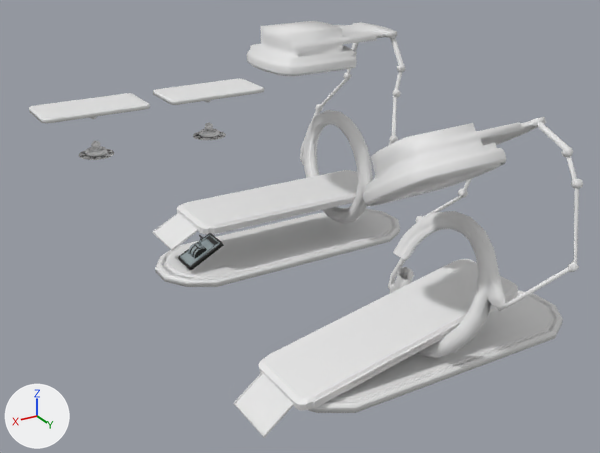
One commit to the Blender file Blender work files/prop _space_thuis.blend: the scene before it, then after it.
Both versions are drawn from a camera (50 mm lens) standing at (7.86, 20.84, 6.87) and looking at (-0.06, 7.63, 0.27). Every picture has the same lights, and +X, +Y and +Z are marked at lower left.

The first picture shows 'Circle', 'Circle.001', 'hosp_bed-_dead', 'switch'.
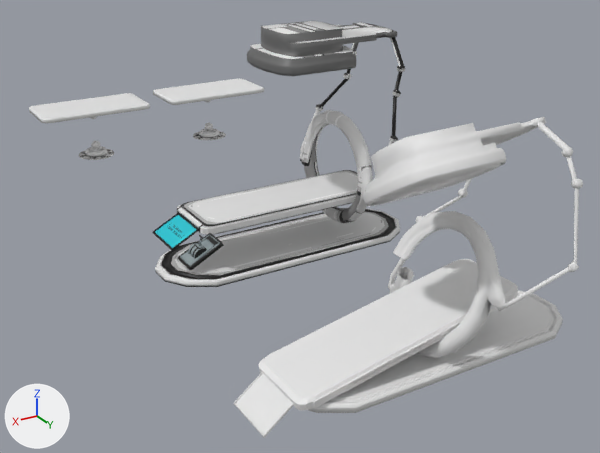
What differs and where, as boxes (x1, y1, x2, y2) in the pictures (600 x 453 px):
part 1 of me_circle, cut back
    both: (155, 124, 400, 287)
part 2 of me_circle, surface changed (white to grey)
    both: (157, 21, 399, 283)
part 3 of me_circle, recoloured (white to cyan)
    both: (153, 213, 199, 250)
part 4 of me_circle, recoloured (white to grey)
    both: (247, 26, 405, 223)

Diff of the bpy script that builds the scene:
```diff
--- a/Blender work files/prop _space_thuis.blend.py
+++ b/Blender work files/prop _space_thuis.blend.py
@@ img_monitoron_png @@
+img_monitoron_png = load_image('monitoron.png', '../Textures/medical_beds/monitoron.png', 2048, 2048, 'sRGB')
@@ img_medicalbed01_png @@
+img_medicalbed01_png = load_image('medicalbed01.png', '../Textures/medical_beds/medicalbed01.png', 2048, 2048, 'sRGB')
@@ mat_medical_monitor @@
+mat_medical_monitor = principled_material('Medical-monitor')
+mat_medical_monitor.texture = img_monitoron_png
@@ mat_medical_bed @@
+mat_medical_bed = principled_material('Medical-bed')
+mat_medical_bed.texture = img_medicalbed01_png
@@ me_circle @@
 # used by ob_circle; location = (0.0, 7.79, 0.0)
-me_circle.from_pydata(...)  # 1194 vertices, 1176 faces; spans x -2.25..3.02, y -1.35..1.35, z 0.0..4.25
+me_circle.from_pydata(...)  # 1070 vertices, 1056 faces; spans x -2.25..3.02, y -1.35..1.35, z 0.0..4.25
+# me_circle part 1
+# 92 vertices are removed from x -1.45..2.21, y -0.88..0.88, z 0.56..2.32
+# 117 faces are deleted
+# 14 vertices in x -2.25..3.02, y -0.91..0.9, z 0.08 move by (0.0, 0.0, -0.04)
+# 5 vertices move from x -0.92..-0.71, y -1.1..1.1, z 1.15..1.37 to x -0.92..-0.71, y -1.09..1.09, z 1.18..1.34
+# 1 new face joins them, mat_medical_bed (picture img_medicalbed01_png)
+# 20 new faces join them, mat_medical_bed (picture img_medicalbed01_png), smooth
+# me_circle part 2: 328 kept faces spanning x -2.25..3.02, y -1.14..1.31, z 0.0..4.25 get new texture (UV) coordinates
+# me_circle part 3: 12 faces spanning x 2.4..2.93, y -0.45..0.45, z 0.68..0.99 switch from no material to mat_medical_monitor (picture img_monitoron_png)
+# me_circle part 4: 1023 faces spanning x -2.25..3.02, y -1.35..1.35, z 0.0..4.25 switch from no material to mat_medical_bed (picture img_medicalbed01_png)
```
